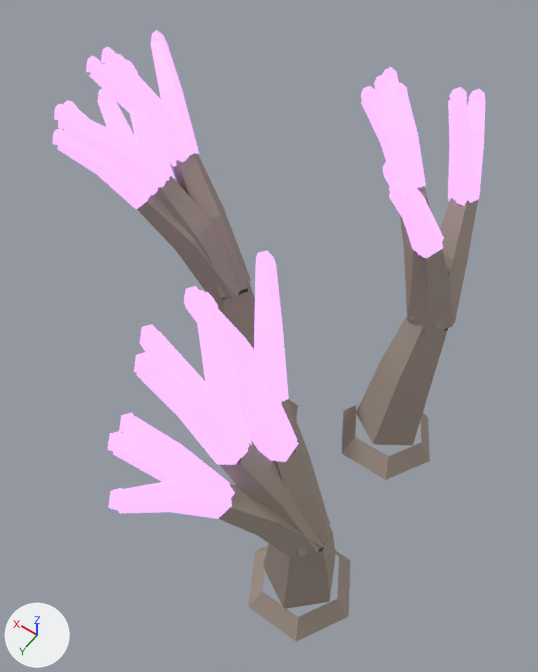
The glTF model assets/models/glowing_mushroom/coral_v03.glb, before and after one commit.
Before and after are seen from a camera (50 mm lens) standing at (-0.387, 0.73, 1.638) and looking at (0.154, -0.028, 0.448). Every picture has the same lights, and +X, +Y and +Z are marked at lower left. The first picture is the older version.

Names of what the first picture shows: 'mushroom_coral_flesh_nocol', 'mushroom_coral_glow_nocol'.
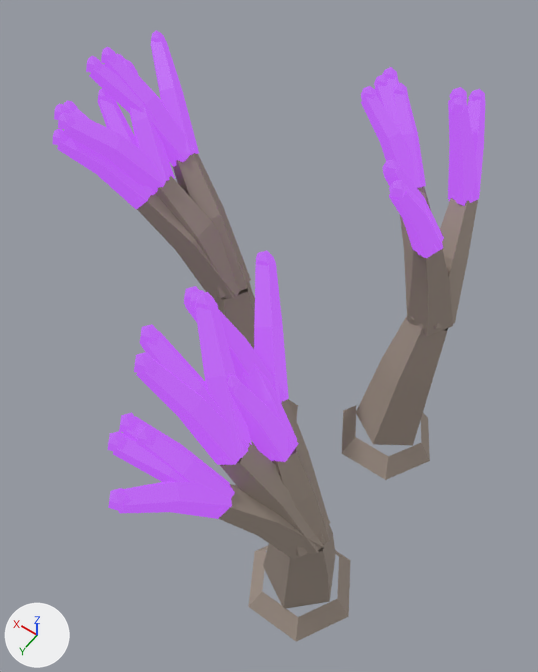
Pixel boxes [x1, y1, x2, y2] of what changed, in the pictures (538 x 672 px):
'mushroom_coral_glow_nocol', recoloured, surface changed (darker): [53, 30, 485, 519] in both

Patch to the scene script:
```diff
--- a/assets/models/glowing_mushroom/coral_v03.glb.py
+++ b/assets/models/glowing_mushroom/coral_v03.glb.py
@@ mat_mushroomglow_coral_v03 @@
 mat_mushroomglow_coral_v03.roughness = 0.62
-mat_mushroomglow_coral_v03.emission_color = (0.64, 0.34, 1.0)  # purple #d19eff
-mat_mushroomglow_coral_v03.emission_strength = 1.514
+mat_mushroomglow_coral_v03.emission_color = (0.449, 0.0816, 0.816)  # purple #b351e9
+mat_mushroomglow_coral_v03.emission_strength = 1.0
```
